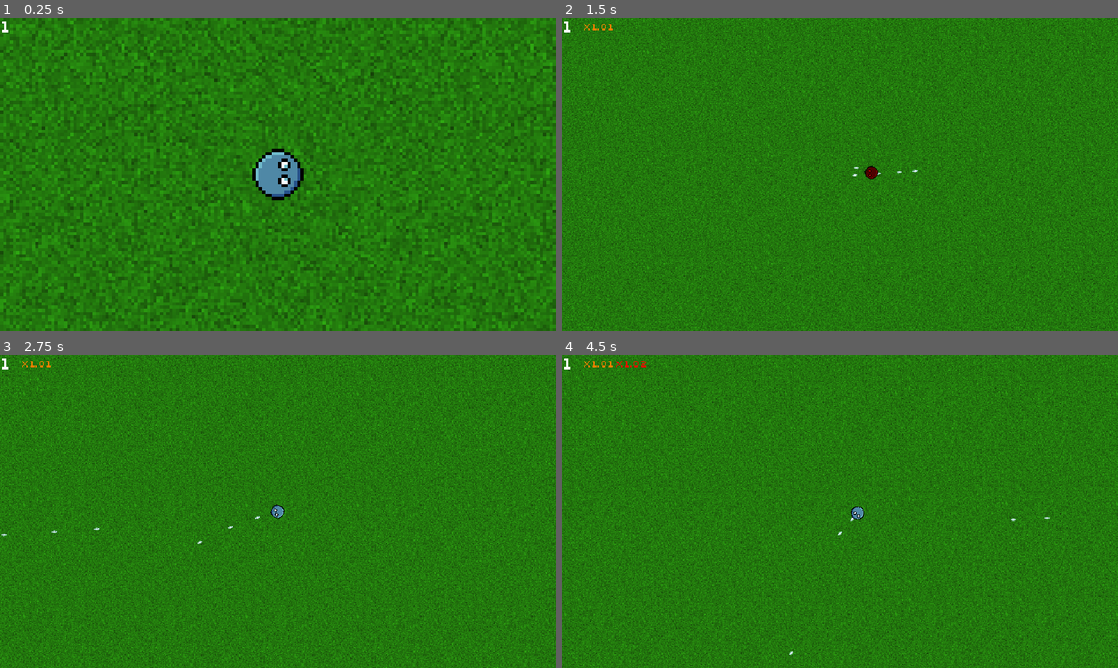
Above: before the commit, frames 1-4 (two rows, left to right).
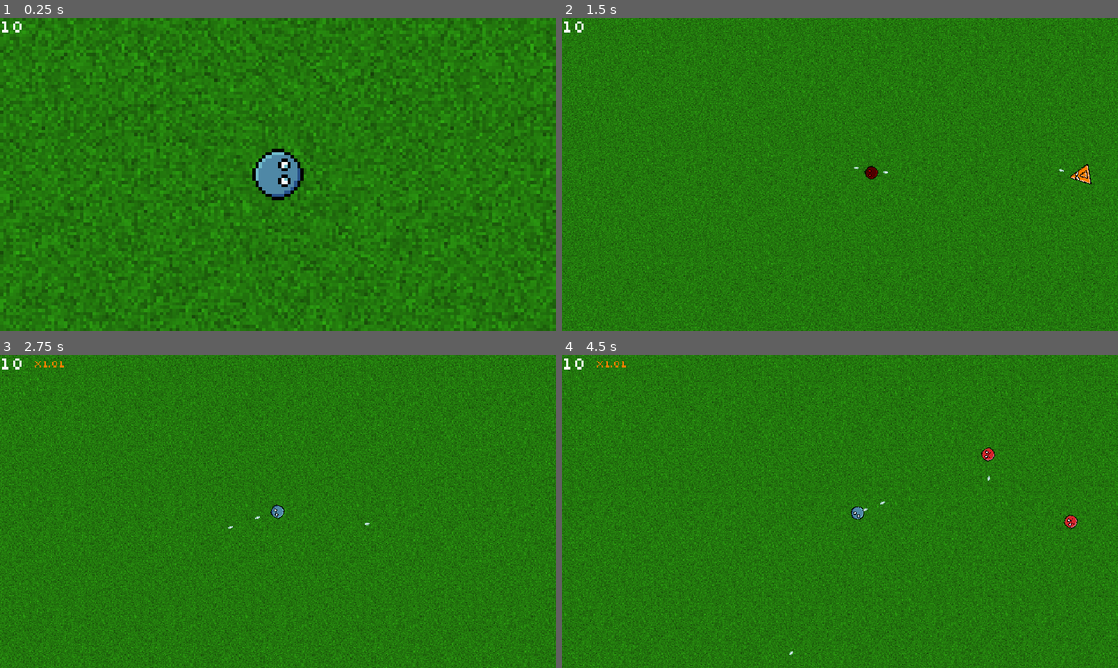
Above: after the commit, the same moments.

Repository: veprogames/top-down-incremental
Game: Godot game, scene res://level/level.tscn
Two runs of this game, one before a commit and one after it. Both use one fixed random seed, a clock stepped at 60 frames per second and the inputs below.
Inputs (mouse positions are in pixels of both pictures, inside the frame that each line leads up to):
- Up to frame 1 (0.25 s): no input
- Up to frame 2 (1.5 s): move the mouse to (867, 174) at 0.52 s; move the mouse to (812, 174) at 1.27 s
- Up to frame 3 (2.75 s): move the mouse to (289, 505) at 2.02 s
- Up to frame 4 (4.5 s): move the mouse to (834, 517) at 2.77 s; move the mouse to (878, 514) at 3.52 s; move the mouse to (795, 508) at 4.27 s

The runs differ from the first frame. In frame 1, less than 0.1% of the frame differs, in the area x 2-4%, y 1-5%; in frame 2, 0.2%; in frame 3, 0.1%; in frame 4, 0.3%, in the area x 2-93%, y 1-58%.

Commit message:
rebalance damage and hp values

Diff:
--- a/enemy/enemies/enemy_green.tscn
+++ b/enemy/enemies/enemy_green.tscn
@@ -9,7 +9,7 @@
 radius = 24.0
 
 [node name="EnemyGreen" instance=ExtResource("1_ogybm")]
-hp = 150.0
+hp = 2000.0
 color = Color(0, 1, 0, 1)
 
 [node name="Sprite" parent="." index="0"]
--- a/enemy/enemies/enemy_orange.tscn
+++ b/enemy/enemies/enemy_orange.tscn
@@ -9,7 +9,7 @@
 radius = 16.0
 
 [node name="EnemyOrange" instance=ExtResource("1_h3aar")]
-hp = 5.0
+hp = 150.0
 color = Color(1, 0.501961, 0, 1)
 
 [node name="Sprite" parent="." index="0"]
--- a/enemy/enemies/enemy_red.tscn
+++ b/enemy/enemies/enemy_red.tscn
@@ -9,6 +9,7 @@
 radius = 9.0
 
 [node name="EnemyRed" instance=ExtResource("1_k4h7d")]
+hp = 50.0
 
 [node name="Sprite" parent="." index="0"]
 texture = ExtResource("2_tydix")
--- a/enemy/enemies/enemy_yellow.tscn
+++ b/enemy/enemies/enemy_yellow.tscn
@@ -9,7 +9,7 @@
 radius = 17.0
 
 [node name="EnemyYellow" instance=ExtResource("1_ogybm")]
-hp = 30.0
+hp = 500.0
 color = Color(1, 1, 0, 1)
 
 [node name="Sprite" parent="." index="0"]
--- a/player/player_damage.gd
+++ b/player/player_damage.gd
@@ -4,7 +4,7 @@
 signal damage_part_changed(key: String, value: float)
 
 var _map: Dictionary = {}
-var _damage: float = 1.0
+var _damage: float = 10.0
 
 
 func _ready() -> void:
@@ -16,10 +16,10 @@
 
 
 func _calc_damage() -> void:
-	var dmg: float = 1.0
+	var dmg: float = 10.0
 	for v: float in _map.values():
 		dmg *= v
-	_damage = dmg
+	_damage = floorf(dmg)
 
 
 func set_multiplier(color: String, multiplier: float) -> void:
